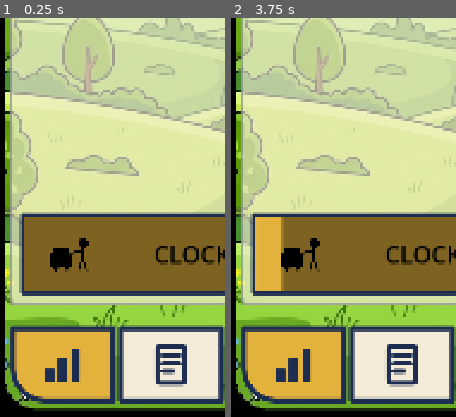
Above: before the commit, frames 1-2 (left to right).
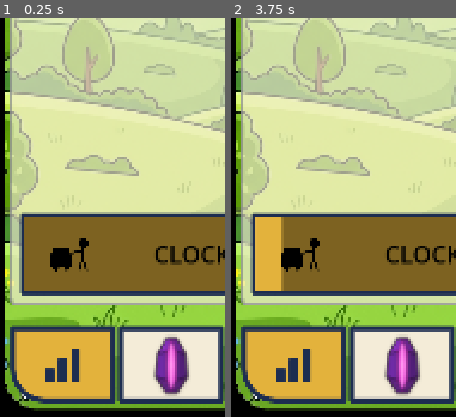
Above: after the commit, the same moments.

Repository: TimGoergen/american-tycoon
Game: Godot game, scene res://Main.tscn
Same seed, same stepped clock (60 frames per second), same inputs: the game is played once before the commit and once after it.
Inputs (mouse positions are % of the whole screen's width and height, from its top left):
- Up to frame 1 (0.25 s): no input
- Up to frame 2 (3.75 s): click "BUY: MAX" at 0.5 s; click "BUY: ×1" at 1.25 s; click "BUY: ×10" at 2 s; click "BUY: NEXT" at 2.75 s; click (43, 80) at 3.5 s
The pictures show only the part of the screen within x 0-50%, y 50-100%; the shares and areas given below are measured in that part.

The runs differ from the first frame. In frame 1, 1.9% of the frame differs, in the area x 68-84%, y 79-95%; in frame 2, 1.9%.

Commit message:
Fix gem icon distortion + use the gem as the Estate tab icon
The gem SVG canvas is square (252x252); the RichText img tags forced
it into 50x70 / 48x67 boxes, squishing those gems ~28% narrower than
the Estate wallet icon, which keeps aspect - the mismatch Tim spotted.
All img dims are square now, so every gem renders the same shape.
The Estate Planning tab button also swaps its placeholder glyph for
the legacy gem (mipmapped filter, since it downscales 252 -> 113).

Co-Authored-By: Claude Fable 5 <noreply@anthropic.com>
Claude-Session: https://claude.ai/code/session_01V2mTLbKztKGNf3y2Xw5aUW

Diff:
--- a/game/scripts/Main.gd
+++ b/game/scripts/Main.gd
@@ -754,7 +754,9 @@
 
 	var icons := [
 		"res://art/icons/tab_property.svg",
-		"res://art/icons/tab_estate.svg",
+		# The legacy gem IS the Estate tab's identity — the same art as the wallet and
+		# the Pass-the-Torch button, replacing the placeholder glyph (Tim, 2026-07-08).
+		"res://art/icons/legacy_gem.svg",
 		"res://art/icons/tab_ledger.svg",
 		"res://art/icons/tab_settings.svg",
 	]
@@ -772,9 +774,13 @@
 		b.pressed.connect(_show_tab.bind(i))
 		bar.add_child(b)
 		_tab_buttons.append(b)
-		# The Estate tab carries the "you have Legacy to claim" red-dot badge.
+		# The Estate tab carries the "you have Legacy to claim" red-dot badge. Its gem
+		# icon also DOWNSCALES (252px art → 113px slot, unlike the 81px placeholder
+		# glyphs that scale up), so it needs the mipmapped filter to avoid aliasing —
+		# the same fix every other gem render uses.
 		if i == TAB_ESTATE:
 			_estate_badge = _make_estate_badge(b)
+			b.texture_filter = CanvasItem.TEXTURE_FILTER_LINEAR_WITH_MIPMAPS
 
 
 ## Build the Estate tab's red-dot badge: a small red circle pinned to the button's top-right
@@ -971,10 +977,13 @@
 	var can_succeed := dynasty.can_perform_succession()
 	_plan_button.visible = dynasty.upgrades.earned_lifetime > 0 or can_succeed
 	_plan_button.disabled = not can_succeed
+	# SQUARE img dims below: the gem SVG's canvas is square (252×252), so the old forced
+	# non-square boxes (50×70, 48×67) squished the gem ~28% narrower than the Estate
+	# tab's aspect-keeping wallet icon — the mismatch Tim spotted (2026-07-08).
 	if can_succeed:
 		# Two centered rows (Tim, 2026-07-05): the verb on top, the banked gems beneath —
 		# "(+x [gem])", the legacy-gem image standing in for the word "Legacy".
-		_plan_label.text = "[center]PASS THE TORCH\n+%d [img width=50 height=70]res://art/icons/legacy_gem.svg[/img][/center]" % dynasty.projected_legacy_gain()
+		_plan_label.text = "[center]PASS THE TORCH\n+%d [img width=70 height=70]res://art/icons/legacy_gem.svg[/img][/center]" % dynasty.projected_legacy_gain()
 	else:
 		_plan_label.text = "[center]PASS THE TORCH[/center]"
 
@@ -983,7 +992,7 @@
 	if dynasty.upgrades.earned_lifetime != _shown_lifetime_earned:
 		_shown_lifetime_earned = dynasty.upgrades.earned_lifetime
 		# Gem image scaled with the 66px text so the pair keeps its proportions.
-		_lifetime_earned_label.text = "[center][img width=48 height=67]res://art/icons/legacy_gem.svg[/img] Lifetime Earned: %d[/center]" % _shown_lifetime_earned
+		_lifetime_earned_label.text = "[center][img width=67 height=67]res://art/icons/legacy_gem.svg[/img] Lifetime Earned: %d[/center]" % _shown_lifetime_earned
 
 
 ## First contact: a new epoch was reached this tick. Show the beat (Main's _process
